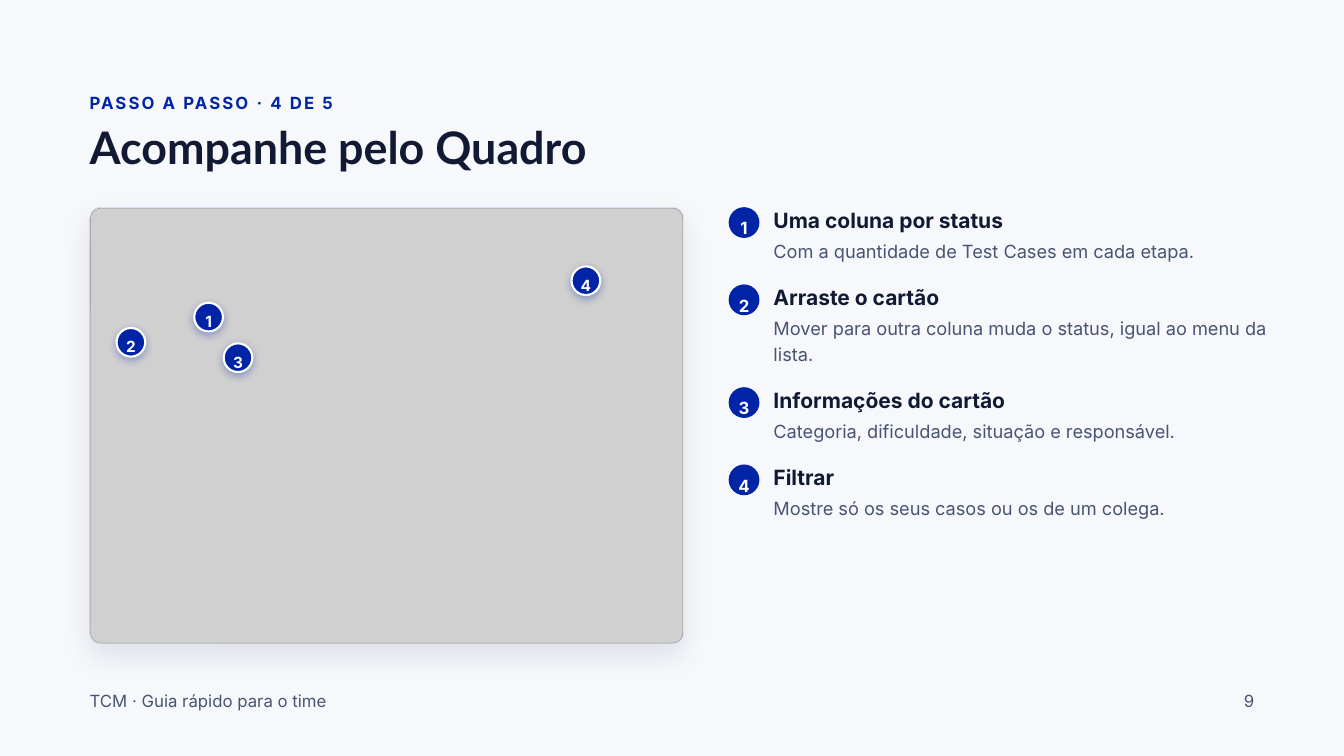
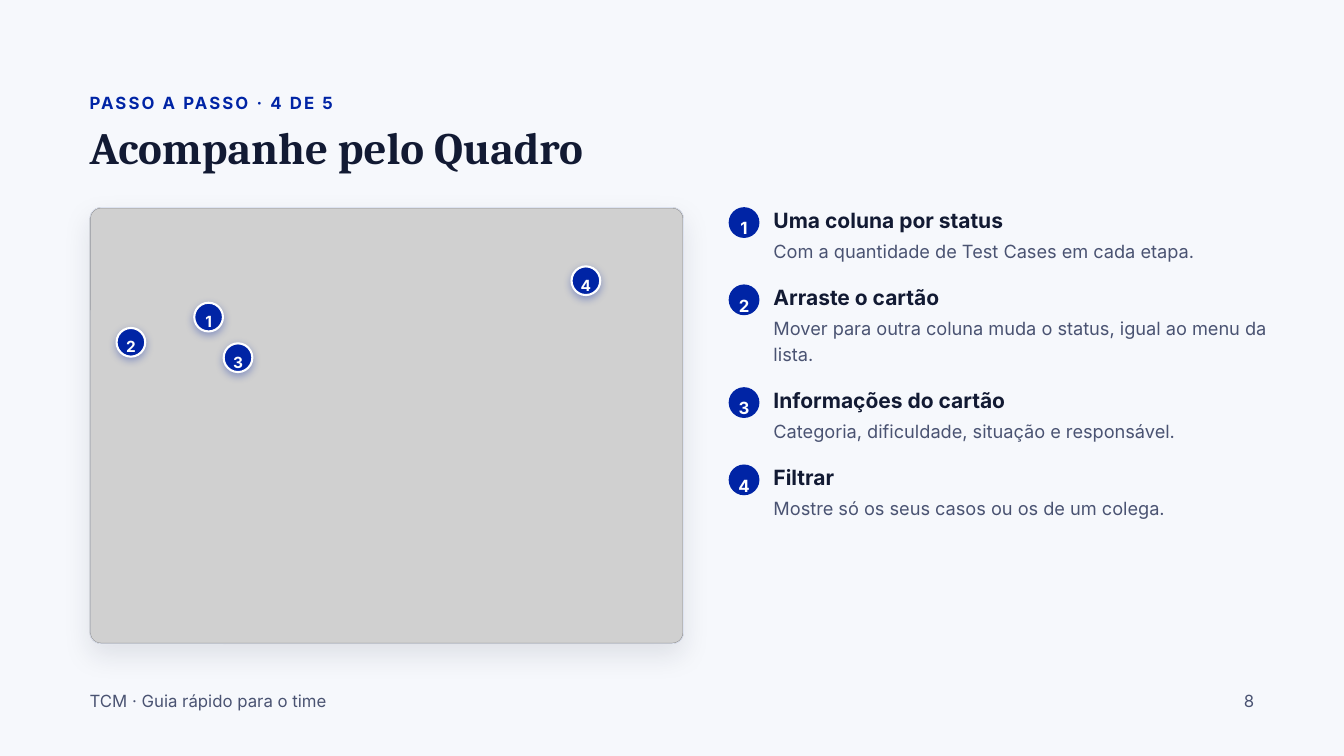
Before and after one commit to acarolinelais/tcm, a slide deck: slide 8 of docs/apresentacoes/tcm-guia-do-time.pptx (slide 9 before the commit). Drawn at 1344x756 pixels with LibreOffice and Linux fonts; fonts in the diff are those of the drawing; grey boxes stand for pictures. Boxes give left, top, right and bottom in pixels: in the first picture for what was removed or moved away, otherwise in the second. Text is boxed around its words. In the diff, an @@ line names an element or a change of style, - is before the commit and + after.

```diff
--- a/docs/apresentacoes/tcm-guia-do-time.pptx
+++ b/docs/apresentacoes/tcm-guia-do-time.pptx
@@ title "Acompanhe pelo Quadro" at [90, 133, 583, 174]: font Lato to Cambria @@
```
Also in this commit, not shown: 10 other slides changed.
